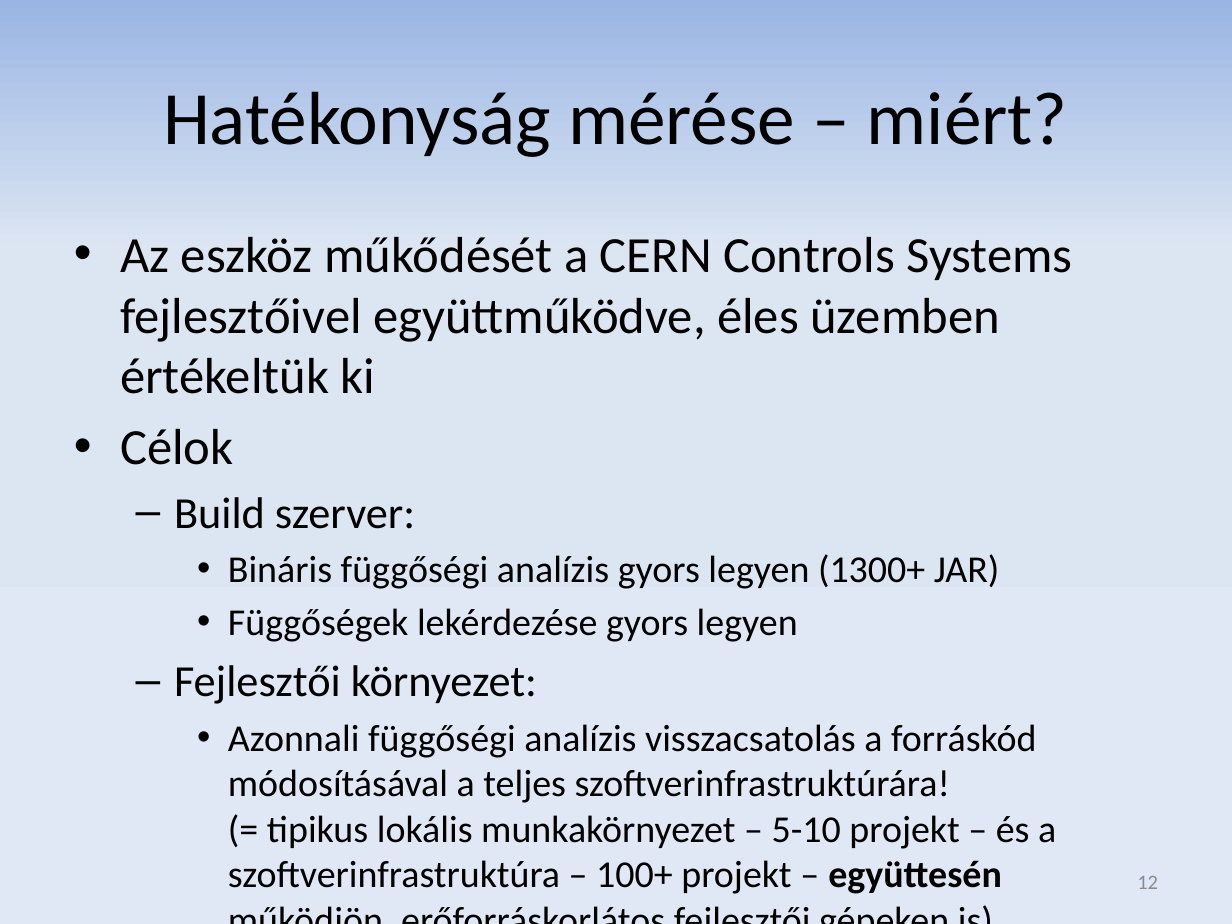
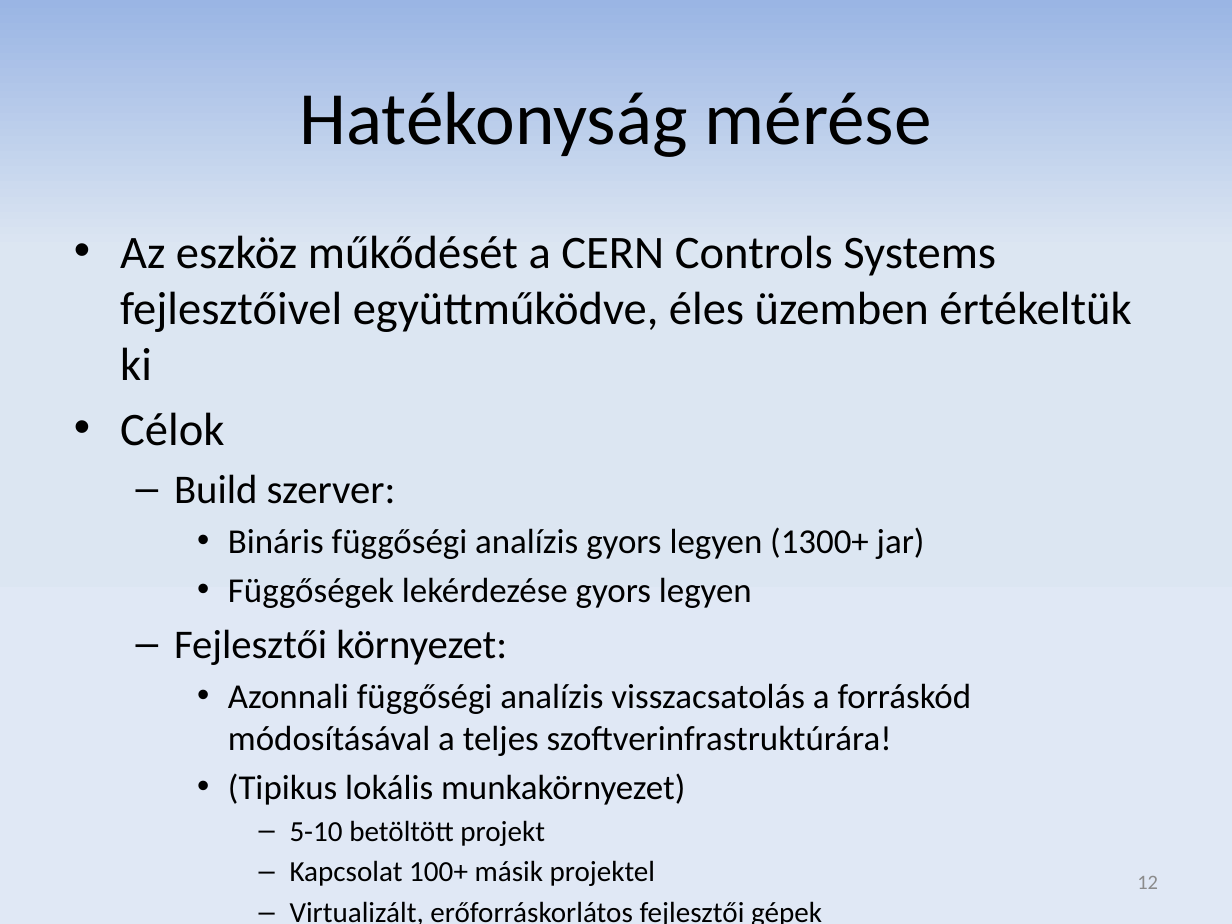
Before and after one commit to donat/incquery-deps, a slide deck: slide 12 of incquery-deps-thesis/presentation/zv_csikos_donat.pptx. Drawn at 1232x924 pixels with LibreOffice and Linux fonts; fonts in the diff are those of the drawing. Boxes give left, top, right and bottom in pixels: in the first picture for what was removed or moved away, otherwise in the second. Text is boxed around its words. In the diff, an @@ line names an element or a change of style, - is before the commit and + after.

```diff
--- a/incquery-deps-thesis/presentation/zv_csikos_donat.pptx
+++ b/incquery-deps-thesis/presentation/zv_csikos_donat.pptx
@@ title at (300,91,932,157): text changed @@
-Hatékonyság mérése – miért?
+Hatékonyság mérése
@@ text at (120,235,1131,665): size 29.6 to 27.2 pt in "Az eszköz műkődését a CERN Controls Systems ...", "Célok"; size 25.9 to 23.8 pt in "Build szerver:", "Fejlesztői környezet:"; size 22.2 to 20.4 pt in "Függőségek lekérdezése gyors legyen" @@
@@ text at (228,527,925,559): text changed; size 22.2 to 20.4 pt @@
-    • Bináris függőségi analízis gyors legyen (1300+ JAR)
+    • Bináris függőségi analízis gyors legyen (1300+ jar)
@@ text at (228,683,972,924): text changed; size 22.2 to 20.4 pt @@
-    • Azonnali függőségi analízis visszacsatolás a forráskód módosításával a teljes szoftverinfrastruktúrára!
-      (= tipikus lokális munkakörnyezet – 5-10 projekt – és a szoftverinfrastruktúra – 100+ projekt – együttesén működjön, erőforráskorlátos fejlesztői gépeken is)
+    • Azonnali függőségi analízis visszacsatolás a forráskód módosításával a teljes szoftverinfrastruktúrára!
+    • (Tipikus lokális munkakörnyezet)
+      – 5-10 betöltött projekt
+      – Kapcsolat 100+ másik projektel
+      – Virtualizált, erőforráskorlátos fejlesztői gépek
```
Also in this commit, not shown: 3 other slides changed.
